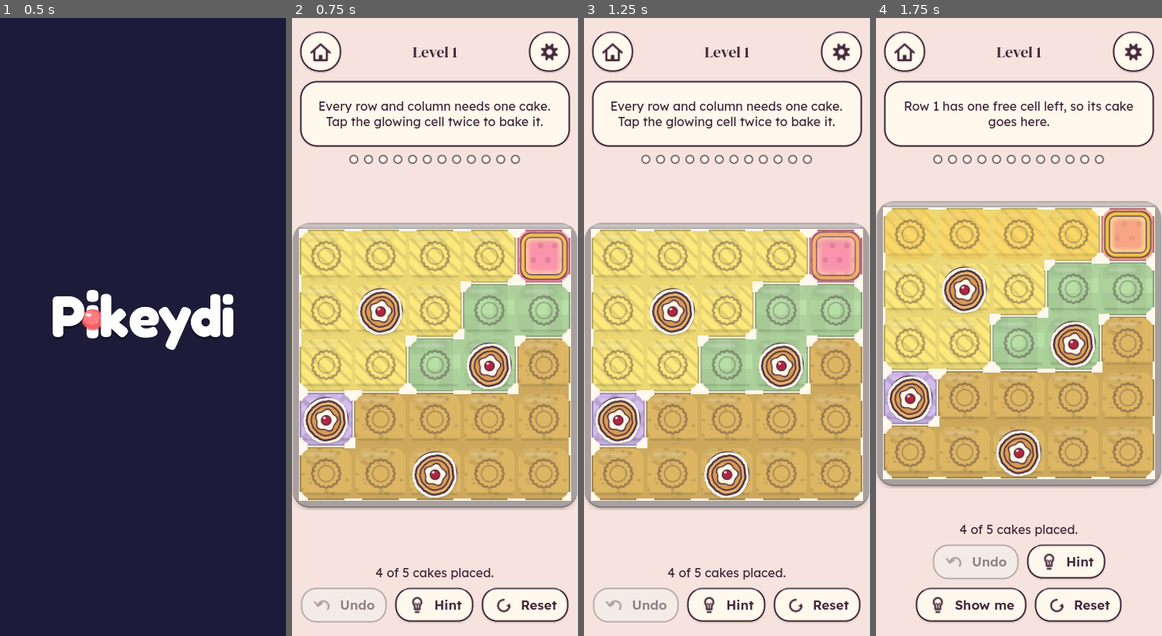
Above: before the commit, frames 1-4 (left to right).
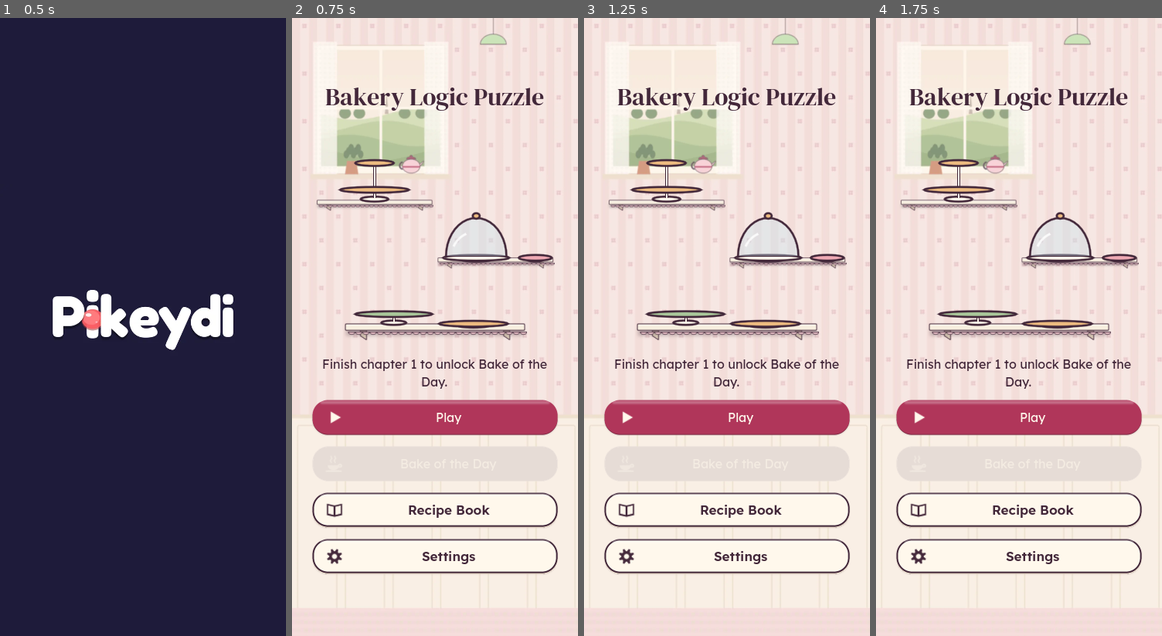
Above: after the commit, the same moments.

Repository: shaharFranses/tea-bakery
Game: Godot game, scene res://scenes/main.tscn
The game is run twice, just before and just after one commit, with the same random seed, the same clock (stepped at 60 frames per second) and the same inputs.
Inputs (mouse positions are in pixels of both pictures, inside the frame that each line leads up to):
- Up to frame 1 (0.5 s): no input
- Up to frame 2 (0.75 s): click (435, 419) at 0.5 s, where only the run after the commit has a clickable "Play"
- Up to frame 3 (1.25 s): no input
- Up to frame 4 (1.75 s): click (1019, 605) at 1.25 s, where only the run before the commit has a clickable "Hint"

Frame 1 is identical in both runs. In frame 2, 57% of the frame differs, in the area x 0-100%, y 0-98%; in frame 3, 57%; in frame 4, 58%.

Commit message:
Guided 4x4 tutorial, win celebration, boot to Home, cake tap clears
- Boot always opens the Home screen; Play / Continue resumes the board.
- Tutorial: levels 1-2 are guided 4x4 trays (one rule at a time, only the
  glowing cell reacts, one tap bakes); level 3 is free practice on 5x5.
- Win: the tray bakes for 1.3 s (slower golden wave, rising plucks, oven
  bell) before the "Baked!" card; first tap reveals the card, next moves on.
- Chapter end: golden cakes fly from the tray into the recipe card.
- "Cake first" tap order: a tapped cake now clears to empty, never a mold.

Not updated: tests that assert the old boot routing, cake-first cycle and
5x5 tutorial trays; tools/build_chapters.gd would overwrite the hand-written
tutorial trays in chapter_01.json.

Co-Authored-By: Claude Fable 5.2 <noreply@anthropic.com>

Diff:
--- a/autoload/sfx.gd
+++ b/autoload/sfx.gd
@@ -69,7 +69,35 @@
 		"loop": music_player.stream != null and music_player.stream.get("loop") == true, "bus_muted": AudioServer.is_bus_mute(AudioServer.get_bus_index("Music")),
 		"master_muted": AudioServer.is_bus_mute(0)}
 
-func play(stream: AudioStream) -> void:
+## Win celebration sounds, synthesised in code (no audio files): a soft pluck per cake on a rising scale, then an oven bell.
+const SFX_RATE := 22050
+const TICK_SCALE := [1.0, 1.125, 1.25, 1.5, 1.667, 2.0, 2.25, 2.5, 3.0]   # major pentatonic steps
+var _tick_wav: AudioStreamWAV
+var _ding_wav: AudioStreamWAV
+
+## partials: [[frequency_hz, gain], ...]; exponential decay with time constant `tau` seconds.
+static func make_tone(partials: Array, dur: float, tau: float, vol := 0.5) -> AudioStreamWAV:
+	var count := int(dur * SFX_RATE)
+	var data := PackedByteArray(); data.resize(count * 2)
+	for i in count:
+		var t := float(i) / SFX_RATE
+		var v := 0.0
+		for p in partials: v += sin(TAU * float(p[0]) * t) * float(p[1])
+		v *= exp(-t / tau) * minf(1.0, t / 0.004) * vol       # 4 ms attack: no click
+		data.encode_s16(i * 2, int(clampf(v, -1.0, 1.0) * 32767.0))
+	var w := AudioStreamWAV.new()
+	w.format = AudioStreamWAV.FORMAT_16_BITS; w.mix_rate = SFX_RATE; w.stereo = false; w.data = data
+	return w
+
+func bake_tick(k: int, _total: int) -> void:
+	if _tick_wav == null: _tick_wav = make_tone([[523.25, 1.0], [1046.5, 0.35], [1569.75, 0.12]], 0.22, 0.06, 0.45)
+	play(_tick_wav, TICK_SCALE[mini(k, TICK_SCALE.size() - 1)])
+
+func bake_ding() -> void:
+	if _ding_wav == null: _ding_wav = make_tone([[1318.5, 1.0], [2637.0, 0.4], [3639.0, 0.22], [5274.0, 0.1]], 1.4, 0.38, 0.4)
+	play(_ding_wav)
+
+func play(stream: AudioStream, pitch := 1.0) -> void:
 	if stream == null: return
 	played.append(stream.resource_path)
 	if played.size() > 20: played.pop_front()
@@ -77,6 +105,7 @@
 	for p in _players:
 		if not p.playing:
 			p.stream = stream
+			p.pitch_scale = pitch
 			p.play()
 			return
 
--- a/game/cells.gd
+++ b/game/cells.gd
@@ -14,13 +14,13 @@
 const NAMES := ["empty", "mold", "cake", "mold_auto"]
 
 const ORDER_MOLD_FIRST := "mold_first"   # default: empty -> mold -> cake -> empty
-const ORDER_CAKE_FIRST := "cake_first"   # Settings "Tap order: cake first": empty -> cake -> mold -> empty
+const ORDER_CAKE_FIRST := "cake_first"   # Settings "Tap order: cake first": empty -> cake -> empty (a tapped cake leaves no mold)
 
 ## Next stored state for one tap. An auto-mold cell is stored EMPTY, so it cycles like an empty cell.
 static func next_state(state: int, order: String = ORDER_MOLD_FIRST) -> int:
 	if state == MOLD_AUTO: state = EMPTY
 	if order == ORDER_CAKE_FIRST:
-		return [CAKE, EMPTY, MOLD][state]    # EMPTY->CAKE, MOLD->EMPTY, CAKE->MOLD
+		return [CAKE, EMPTY, EMPTY][state]   # EMPTY->CAKE, MOLD->EMPTY, CAKE->EMPTY (local change: removing a cake never leaves a mold)
 	return [MOLD, CAKE, EMPTY][state]        # EMPTY->MOLD, MOLD->CAKE, CAKE->EMPTY
 
 ## Right-click (desktop): toggles the empty mold directly, never produces a cake. On a cake it does nothing.
--- a/game/chapters.gd
+++ b/game/chapters.gd
@@ -80,5 +80,5 @@
 	var tgt := []
 	for t in e.get("targets", []): tgt.append(Vector2i(int(t[0]), int(t[1])))
 	return {"n": n, "regions": reg, "solution": sol, "grade": int(e.grade), "id": str(e.id), "givens": giv,
-		"coach": str(e.get("coach", "")), "targets": tgt, "tutorial": e.has("coach"), "chapter": ch, "board": b,
+		"coach": str(e.get("coach", "")), "coach_cake_first": str(e.get("coach_cake_first", "")), "guide": e.get("guide", []), "targets": tgt, "tutorial": e.has("coach"), "chapter": ch, "board": b,
 		"seed": int(e.get("seed", 0)), "source_id": str(e.get("source", "")), "ms": 0.0, "reshapes": 0}
--- a/game/levels/chapter_01.json
+++ b/game/levels/chapter_01.json
@@ -5,103 +5,135 @@
  "boards": [
   {
    "id": "c1-b1",
-   "size": 5,
-   "regions": [
-    "BBBBA",
-    "BBBCC",
-    "BBCCE",
-    "DEEEE",
-    "EEEEE"
-   ],
-   "solution": [
-    4,
-    1,
-    3,
-    0,
-    2
-   ],
-   "grade": 1,
-   "techniques": [
-    "T1",
-    "T2"
-   ],
-   "steps": 5,
+   "size": 4,
+   "regions": [
+    "AABB",
+    "AABB",
+    "CCDD",
+    "CCDD"
+   ],
+   "solution": [
+    1,
+    3,
+    0,
+    2
+   ],
+   "grade": 1,
+   "techniques": [
+    "T1"
+   ],
+   "steps": 4,
    "seed": 0,
-   "gen": "ttgen-0.2",
-   "source": "5-g1-0000",
-   "givens": [
-    [
-     1,
-     1
-    ],
-    [
-     2,
-     3
-    ],
-    [
-     3,
-     0
-    ],
-    [
-     4,
-     2
-    ]
-   ],
+   "gen": "hand",
+   "source": "tutorial-4x4-1",
+   "givens": [],
    "targets": [
     [
      0,
-     4
+     1
     ]
    ],
-   "coach": "Every row and column needs one cake. Tap the glowing cell twice to bake it."
+   "coach": "Let's bake! Every row needs one cake. Tap the glowing spot.",
+   "guide": [
+    {
+     "target": [
+      0,
+      1
+     ],
+     "unit": "row",
+     "text": "Let's bake! Every row needs one cake. Tap the glowing spot."
+    },
+    {
+     "target": [
+      1,
+      3
+     ],
+     "unit": "row",
+     "text": "Faded molds mark spots that are now blocked. This row still needs its cake."
+    },
+    {
+     "target": [
+      2,
+      0
+     ],
+     "unit": "col",
+     "text": "Every column needs one cake too. This column is still empty."
+    },
+    {
+     "target": [
+      3,
+      2
+     ],
+     "unit": "",
+     "text": "One spot left. Finish the tray!"
+    }
+   ]
   },
   {
    "id": "c1-b2",
-   "size": 5,
-   "regions": [
-    "AABBB",
-    "AABBB",
-    "ECBBB",
-    "EDDDD",
-    "EEEED"
-   ],
-   "solution": [
-    0,
-    3,
-    1,
-    4,
-    2
-   ],
-   "grade": 1,
-   "techniques": [
-    "T1",
-    "T2"
-   ],
-   "steps": 5,
+   "size": 4,
+   "regions": [
+    "ABBB",
+    "AABC",
+    "DDCC",
+    "DDCC"
+   ],
+   "solution": [
+    2,
+    0,
+    3,
+    1
+   ],
+   "grade": 1,
+   "techniques": [
+    "T1"
+   ],
+   "steps": 4,
    "seed": 1,
-   "gen": "ttgen-0.2",
-   "source": "5-g1-0001",
-   "givens": [
+   "gen": "hand",
+   "source": "tutorial-4x4-2",
+   "givens": [],
+   "targets": [
     [
      1,
-     3
-    ],
-    [
-     3,
-     4
-    ],
-    [
-     4,
-     2
+     0
     ]
    ],
-   "targets": [
-    [
-     2,
-     1
-    ]
-   ],
-   "coach": "Each color needs one cake too. Pick the free cell whose color has no cake yet."
+   "coach": "New rule: every color needs one cake. Bake one in this color.",
+   "guide": [
+    {
+     "target": [
+      1,
+      0
+     ],
+     "unit": "color",
+     "text": "New rule: every color needs one cake. Bake one in this color."
+    },
+    {
+     "target": [
+      0,
+      2
+     ],
+     "unit": "color",
+     "text": "This color has no cake yet. Tap the glowing spot."
+    },
+    {
+     "target": [
+      2,
+      3
+     ],
+     "unit": "",
+     "text": "Cakes can't touch, not even at corners. This spot is safe: it touches no cake."
+    },
+    {
+     "target": [
+      3,
+      1
+     ],
+     "unit": "",
+     "text": "Last cake! One in every row, column and color, and none touching."
+    }
+   ]
   },
   {
    "id": "c1-b3",
@@ -143,13 +175,9 @@
      3
     ]
    ],
-   "targets": [
-    [
-     1,
-     4
-    ]
-   ],
-   "coach": "Cakes can't touch, not even corners. Set an empty mold where it would touch, then bake the other cell."
+   "targets": [],
+   "coach": "Your turn! Tap a spot once for an empty mold (a note), twice to bake a cake.",
+   "coach_cake_first": "Your turn! Tap a spot to bake a cake. Tap the cake again to take it back."
   },
   {
    "id": "c1-b4",
--- a/scenes/board_view.gd
+++ b/scenes/board_view.gd
@@ -15,6 +15,8 @@
 
 signal cell_tapped(r: int, c: int)
 signal cell_right_clicked(r: int, c: int)
+signal cake_baked(k: int, total: int)   # win celebration: cake k (reading order) just turned golden
+signal bake_finished                    # every cake is golden (the oven bell rings here)
 
 const EMPTY := Cells.EMPTY
 const MOLD := Cells.MOLD
@@ -51,6 +53,12 @@
 var anim := {}
 var bake_t0 := -1
 var steam_cells: Array = []
+## Win celebration ("game magic"): cakes turn golden one by one (BAKE_STAGGER_MS apart), then the oven bell rings.
+const BAKE_STAGGER_MS := 90
+const BAKE_FINISH_PAUSE_MS := 160
+var _bake_cells: Array = []
+var _bake_next := 0
+var _bake_done := true
 var shakes_started := 0          # QA/debug counter
 func now_ms() -> int: return Time.get_ticks_msec()
 
@@ -75,6 +83,7 @@
 	for i in n * n: if cells[i] == CAKE: cakes_i.append(i)
 	var rng := RandomNumberGenerator.new(); rng.seed = seed_value
 	var k := clampi(3 + rng.randi() % 3, 0, cakes_i.size())
+	_bake_cells = cakes_i; _bake_next = 0; _bake_done = false
 	steam_cells = []
 	while steam_cells.size() < k:
 		var c: int = cakes_i[rng.randi() % cakes_i.size()]
@@ -82,7 +91,11 @@
 	set_process(true)
 
 func stop_bake() -> void:
-	bake_t0 = -1; steam_cells = []
+	bake_t0 = -1; steam_cells = []; _bake_cells = []; _bake_next = 0; _bake_done = true
+
+func cell_centre(i: int) -> Vector2:
+	var br := board_rect(); var cs := cell_size()
+	return Vector2(br.position.x + (i % n + 0.5) * cs, br.position.y + (i / n + 0.5) * cs)
 
 func _anim_k(i: int) -> Array:   # [kind, 0..1 progress] or []
 	if not anim.has(i): return []
@@ -103,7 +116,13 @@
 	tray_box_solved = Slice.make(DIR + "tray_frame_solved@2x.png", Vector4(32, 32, 32, 32), Vector4.ZERO)
 
 func _process(dt: float) -> void:
-	var busy := not anim.is_empty() or (bake_t0 >= 0 and now_ms() - bake_t0 < 2200)
+	var busy := not anim.is_empty() or (bake_t0 >= 0 and now_ms() - bake_t0 < 4000)
+	if bake_t0 >= 0 and not _bake_done:
+		var el := now_ms() - bake_t0
+		while _bake_next < _bake_cells.size() and el >= _bake_next * BAKE_STAGGER_MS:
+			cake_baked.emit(_bake_next, _bake_cells.size()); _bake_next += 1
+		if _bake_next >= _bake_cells.size() and el >= _bake_cells.size() * BAKE_STAGGER_MS + BAKE_FINISH_PAUSE_MS:
+			_bake_done = true; bake_finished.emit()
 	if not hint_target.is_empty():
 		hint_phase = fmod(hint_phase + dt / 0.9, 1.0); busy = true
 	if busy: queue_redraw()
@@ -231,7 +250,7 @@
 		elif st == EMPTY and not ak.is_empty() and ak[0] == "cake_out":
 			_sprite("cake_" + piece, _centred(ctr + Vector2(0, cs * 0.02), cake_side(cs) * (1.0 - ak[1])))
 		elif st == CAKE:
-			var golden := won and bake_t0 >= 0 and now_ms() - bake_t0 >= _reading_rank(i) * 40
+			var golden := won and bake_t0 >= 0 and now_ms() - bake_t0 >= _reading_rank(i) * BAKE_STAGGER_MS
 			var mod := Color(1.0, 0.86, 0.6) if golden or (won and bake_t0 < 0) else Color.WHITE
 			var t2: Texture2D = tex.get("cake_" + piece)
 			if t2: draw_texture_rect(t2, _centred(ctr + Vector2(0, cs * 0.02), cake_side(cs) * sc), false, mod)
--- a/scenes/main.gd
+++ b/scenes/main.gd
@@ -34,6 +34,7 @@
 const Shelf = preload("res://scenes/shelf.gd")
 const StarRow = preload("res://scenes/star_row.gd")
 
+const CARD_DELAY_MS := 1300      # win celebration: the tray bakes (golden wave, sparkles, steam, sprinkles) before the card
 const CARD_MS := 1500            # bake reward + "Baked!" card, then the next board (TT-AC-25: interactive <= 2.0 s)
 const SAVE_DEBOUNCE_S := 1.0     # §3.5 save.debounce_ms
 const IDLE_PULSE_S := 30.0
@@ -177,6 +178,8 @@
 	save_timer.timeout.connect(func(): save_now("debounce")); add_child(save_timer)
 	card_timer = Timer.new(); card_timer.name = "CardTimer"; card_timer.one_shot = true; card_timer.wait_time = CARD_MS / 1000.0
 	card_timer.timeout.connect(_after_card); add_child(card_timer)
+	board.cake_baked.connect(func(k, total): Sfx.bake_tick(k, total))
+	board.bake_finished.connect(func(): Sfx.bake_ding())
 	PkdView.insets_changed.connect(_on_resized)
 	_apply_safe_area()
 	get_viewport().size_changed.connect(_on_resized)
@@ -187,9 +190,8 @@
 		n = clampi((qsize if qsize != "" else "5").to_int(), Gen.MIN_N, max_size())
 		new_board(n, Gen.seed_from_string(qs) if qs != "" else _fresh_seed())
 	else:
-		var tgt: String = progress.boot_target()
-		if tgt == "home": show_home()
-		else: open_board(tgt, true)
+		# Local change: always boot to Home; Continue / Play resumes the saved board or next level.
+		show_home()
 	var st := Dbg.toggle("state", "")
 	if st != "": _preset_state(st)
 	Ads.hold(true)            # no SDK call / ad until the intro has finished (SD dev a795a1a boot hold)
@@ -487,7 +489,7 @@
 	solved_card.set_anchors_preset(Control.PRESET_FULL_RECT); modal_root.add_child(solved_card)
 	solved_card.gui_input.connect(_on_card_input)
 	var scc := CenterContainer.new(); scc.set_anchors_preset(Control.PRESET_FULL_RECT); scc.mouse_filter = Control.MOUSE_FILTER_IGNORE
-	solved_card.add_child(scc)
+	solved_card.add_child(scc); card_panel = scc
 	var scp := PanelContainer.new(); scp.theme_type_variation = "CardPanel"; scp.mouse_filter = Control.MOUSE_FILTER_IGNORE; scc.add_child(scp)
 	var scv := VBoxContainer.new(); scv.mouse_filter = Control.MOUSE_FILTER_IGNORE; scp.add_child(scv)
 	card_title = _title("Baked!", "CardTitle", 32); card_title.custom_minimum_size.x = 200; scv.add_child(card_title)
@@ -692,10 +694,48 @@
 	sizes.visible = mode == "free"; button.visible = mode == "free"
 	board.hint_target = {}; board.hint_unit = {}
 	var coach := str(puzzle.get("coach", ""))
+	if settings.tap_order == Cells.ORDER_CAKE_FIRST and str(puzzle.get("coach_cake_first", "")) != "": coach = str(puzzle.coach_cake_first)
 	hint_label.text = coach if coach != "" else Cfg.RULES_TEXT
 	if coach != "":
 		for t in puzzle.get("targets", []): board.hint_target[t.x * n + t.y] = true   # pulsing target cell (§6)
+	_sync_guide()
 	_sync_hint_button()
+
+## Guided tutorial trays (c1-b1, c1-b2): the puzzle carries "guide" = [{text, target: [r, c], unit: row|col|color|""}].
+## The player bakes every cake themself, one rule at a time: only the glowing cell reacts, one tap bakes it, and the
+## bubble + the highlighted row / column / color explain why. The current step is derived from the board (first step
+## whose target has no cake), so undo, reset and a restored save all stay in sync without extra state.
+func _guide() -> Array:
+	return puzzle.get("guide", [])
+
+func _guide_step() -> int:
+	var g := _guide()
+	for k in g.size():
+		var t: Array = g[k].target
+		if board.cells[int(t[0]) * n + int(t[1])] != Cells.CAKE: return k
+	return g.size()
+
+func _guide_active() -> bool:
+	return _guide_step() < _guide().size()
+
+func _sync_guide() -> void:
+	var g := _guide()
+	var k := _guide_step()
+	if won or k >= g.size(): return
+	var st: Dictionary = g[k]
+	var r := int(st.target[0]); var c := int(st.target[1])
+	hint_label.text = str(st.text)
+	board.hint_target = {r * n + c: true}
+	board.hint_unit = {}
+	match str(st.get("unit", "")):
+		"row":
+			for j in n: board.hint_unit[r * n + j] = true
+		"col":
+			for j in n: board.hint_unit[j * n + c] = true
+		"color":
+			for j in n * n:
+				if puzzle.regions[j] == puzzle.regions[r * n + c]: board.hint_unit[j] = true
+	board.queue_redraw()
 
 ## Largest board for this device: 8 on phones/touch, 9 on desktop only if 9x9 cells stay >= 44 px.
 func max_size() -> int:
@@ -892,9 +932,13 @@
 	if not _can_edit(): return
 	var i := r * n + c
 	if givens.has(i): return
+	var guided := _guide_active()
+	if guided:
+		var t: Array = _guide()[_guide_step()].target
+		if r != int(t[0]) or c != int(t[1]): return      # guided tray: only the glowing cell reacts
 	_push_history()
 	var before: int = board.cells[i]
-	board.cells[i] = Cells.next_state(before, settings.tap_order)
+	board.cells[i] = Cells.CAKE if guided else Cells.next_state(before, settings.tap_order)
 	board.notify_change(i, before, board.cells[i])
 	moves += 1
 	_input_happened()
@@ -905,7 +949,7 @@
 func right_click_cell(r: int, c: int) -> void:
 	if not _can_edit(): return
 	var i := r * n + c
-	if givens.has(i): return
+	if givens.has(i) or _guide_active(): return
 	_push_history()
 	var before: int = board.cells[i]
 	board.cells[i] = Cells.right_click(before)
@@ -1010,6 +1054,7 @@
 		status.text = "Those cakes would stick together in the oven."
 	else:
 		status.text = "%d of %d cakes placed." % [cs.size(), n]
+	_sync_guide()
 	_sync_hint_button()
 
 # ------------------------------------------------------------------ solve flow
@@ -1039,8 +1084,27 @@
 	card_tip.text = "No hints for 2 stars, and no clashes too for 3." if last_stars == 1 else "Bake it with no clashes for 3 stars."
 	card_open = true; solved_card.visible = true; card_open_ms = Time.get_ticks_msec()
 	_card_first = first
+	# the card stays invisible while the tray celebrates; solved_card itself is up so a tap can still skip ahead
+	card_revealed = false; card_panel.modulate.a = 0.0
+	if _card_tween: _card_tween.kill()
+	_card_tween = create_tween()
+	_card_tween.tween_interval(CARD_DELAY_MS / 1000.0)
+	_card_tween.tween_callback(_reveal_card)
+
+## Shows the "Baked!" card (fade + small pop) and starts its timer. Called after the celebration or by an early tap.
+func _reveal_card() -> void:
+	if not card_open or card_revealed: return
+	card_revealed = true; card_open_ms = Time.get_ticks_msec()
+	if _card_tween: _card_tween.kill()
+	card_panel.pivot_offset = card_panel.size / 2.0; card_panel.scale = Vector2(0.85, 0.85)
+	_card_tween = create_tween().set_parallel(true)
+	_card_tween.tween_property(card_panel, "modulate:a", 1.0, 0.18)
+	_card_tween.tween_property(card_panel, "scale", Vector2.ONE, 0.28).set_trans(Tween.TRANS_BACK).set_ease(Tween.EASE_OUT)
 	card_timer.start()
 
+var card_panel: Control
+var card_revealed := false
+var _card_tween: Tween
 var _card_first := false
 var card_open_ms := 0
 var t_solved_ms := 0           # engine ticks at solve (TT-AC-25 timing, debug dump)
@@ -1049,10 +1113,14 @@
 ## Tap skips the card; the solving tap's own emulated mouse/touch twin (same input, < 250 ms) must not skip it.
 func _on_card_input(ev: InputEvent) -> void:
 	var down: bool = (ev is InputEventMouseButton and ev.pressed) or (ev is InputEventScreenTouch and ev.pressed)
-	if down and Time.get_ticks_msec() - card_open_ms >= 250: _after_card()
+	if not down or Time.get_ticks_msec() - card_open_ms < 250: return
+	if card_revealed: _after_card()
+	else: _reveal_card()          # first tap during the celebration brings the card; the next one moves on
 
 func _close_card() -> void:
 	card_timer.stop(); card_open = false; solved_card.visible = false
+	if _card_tween: _card_tween.kill()
+	if card_panel: card_panel.modulate.a = 1.0; card_panel.scale = Vector2.ONE
 
 ## After the bake reward + "Baked!" card (auto at 1.5 s, or one tap): next board / chapter end / Home (TT-AC-25).
 func _after_card() -> void:
@@ -1071,11 +1139,43 @@
 		_mark_transition_start()
 		open_board("c%d-b%d" % [chapter, board_no + 1])
 	elif mode == "chapter" or (_card_first and progress.chapter_done(chapter) and not (chapter in progress.recipes)):
-		show_chapter_end(chapter)
+		_chapter_end_with_fly(chapter)
 	elif progress.chapter_done(chapter) and not (chapter in progress.recipes):
-		show_chapter_end(chapter)
+		_chapter_end_with_fly(chapter)
 	else:
 		show_home()
+
+## Last level of a chapter: the golden cakes lift off the tray and fly into the recipe card on the chapter-end screen.
+func _chapter_end_with_fly(ch: int) -> void:
+	var xf: Transform2D = board.get_global_transform()
+	var side: float = BoardView.cake_side(board.cell_size()) * xf.get_scale().x
+	var starts: Array = []
+	for i in n * n:
+		if board.cells[i] == Cells.CAKE: starts.append(xf * board.cell_centre(i))
+	var cake_tex: Texture2D = board.tex.get("cake_" + board.piece)
+	show_chapter_end(ch)
+	if cake_tex == null or starts.is_empty(): return
+	var layer := Control.new(); layer.name = "CakeFly"; layer.set_anchors_preset(Control.PRESET_FULL_RECT)
+	layer.mouse_filter = Control.MOUSE_FILTER_IGNORE
+	add_child(layer)
+	var tw := layer.create_tween().set_parallel(true)
+	for k in starts.size():
+		var spr := TextureRect.new(); spr.texture = cake_tex; spr.mouse_filter = Control.MOUSE_FILTER_IGNORE
+		spr.expand_mode = TextureRect.EXPAND_IGNORE_SIZE; spr.stretch_mode = TextureRect.STRETCH_SCALE
+		spr.modulate = Color(1.0, 0.86, 0.6)
+		layer.add_child(spr)
+		var from: Vector2 = starts[k]
+		var lift := side * (1.2 + 0.25 * (k % 3))
+		var step := func(t: float) -> void:
+			var to: Vector2 = end_card.get_global_rect().get_center()
+			var e := t * t * (3.0 - 2.0 * t)
+			var s := side * lerpf(1.0, 0.35, e)
+			spr.size = Vector2(s, s)
+			spr.global_position = from.lerp(to, e) - Vector2(0, sin(PI * t) * lift) - Vector2(s, s) / 2.0
+			spr.modulate.a = 1.0 if t < 0.8 else (1.0 - t) / 0.2
+		step.call(0.0)
+		tw.tween_method(step, 0.0, 1.0, 0.65).set_delay(0.06 * k)
+	tw.chain().tween_callback(layer.queue_free)
 
 ## First completion of a chapter: recipe card + décor (TT-AC-26), chapter_complete hook, happytime (§12.1).
 func show_chapter_end(ch: int) -> void:
@@ -1196,12 +1296,12 @@
 	var ch1_free: bool = _hint_chapter() <= 1 and mode != "daily"
 	hint_state.free_left = -1 if ch1_free else maxi(0, Cfg.HINTS_FREE_PER_BOARD - ad_policy.free_hints_used_this_board)
 	hint_state.rewarded_visible = offer == "rewarded"
-	hint_btn.disabled = offer == "none" or won or not interactive or too_small
+	hint_btn.disabled = offer == "none" or won or not interactive or too_small or _guide_active()
 	hint_badge.visible = offer == "rewarded" or (offer == "free" and not ch1_free)
 	hint_badge.texture = TtTheme.ui_tex("badge_rewarded" if offer == "rewarded" else "badge_free_hint")
 
 func request_hint() -> void:
-	if not _can_edit(): return
+	if not _can_edit() or _guide_active(): return
 	var offer: String = ad_policy.hint_offer(_hint_chapter(), "daily" if mode == "daily" else "chapter", Ads.available())
 	idle_s = 0.0
 	if offer == "free": show_hint("free")
